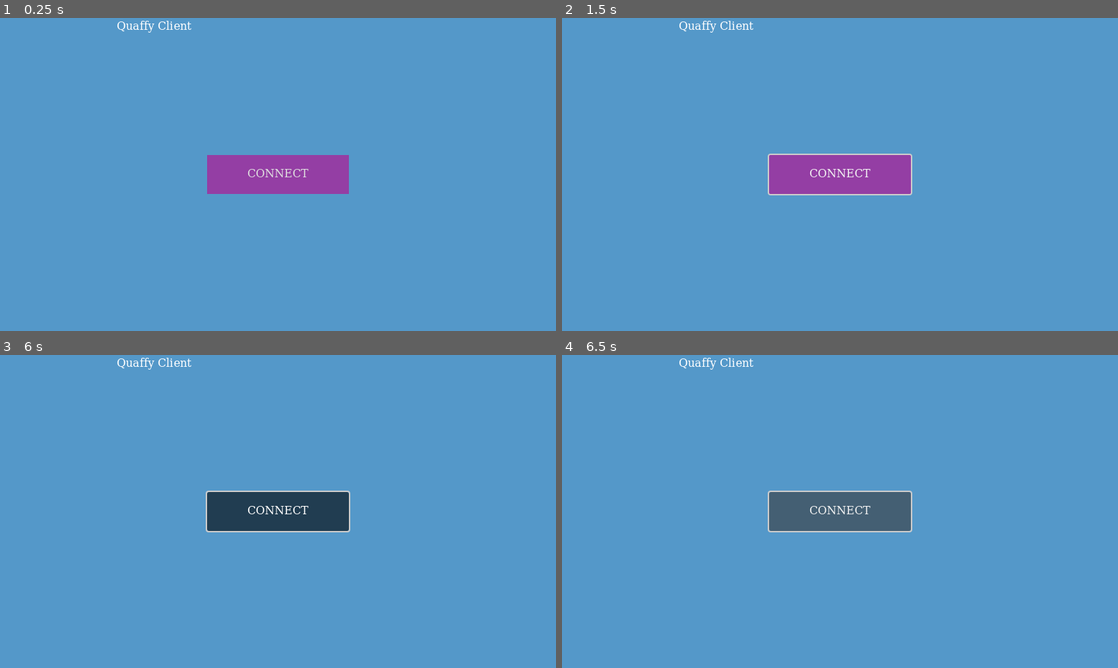
Above: before the commit, frames 1-4 (two rows, left to right).
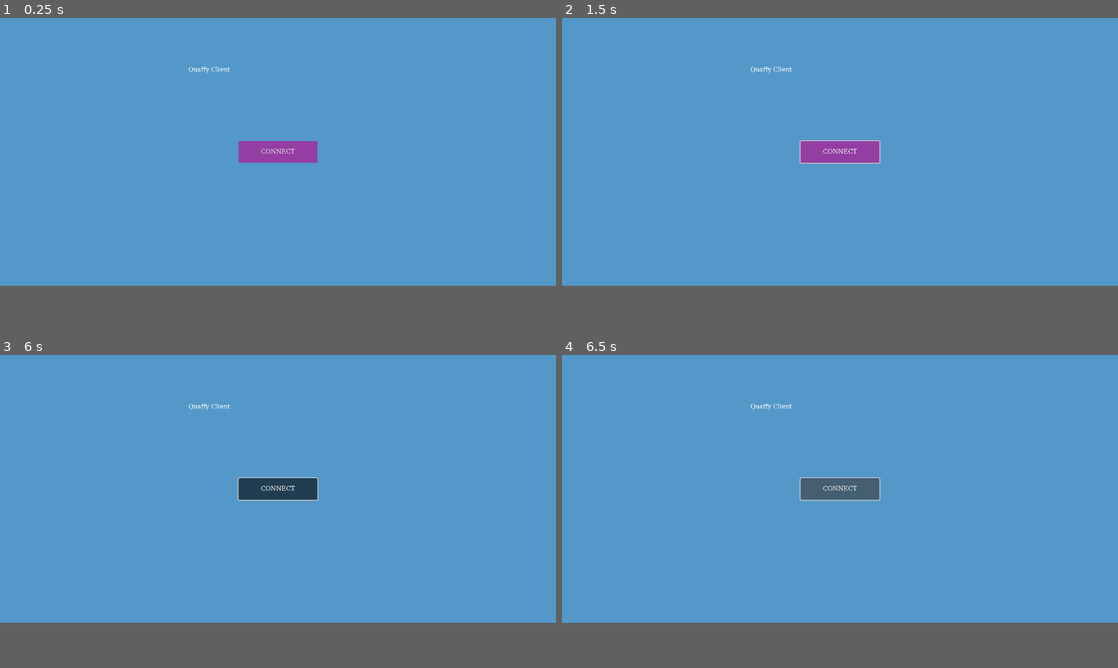
Above: after the commit, the same moments.

Repository: welson-rodrigues/Projeto-Multiplayer-na-Godot-Mobile
Game: Godot game, scene res://main.tscn
The game is run twice, just before and just after one commit, with the same random seed, the same clock (stepped at 60 frames per second) and the same inputs. The engine's default icon, where the game draws it, is replaced by a stand-in: a white triangle on a blue panel in a dark square.
Inputs (mouse positions are in pixels of both pictures, inside the frame that each line leads up to):
- Up to frame 1 (0.25 s): no input
- Up to frame 2 (1.5 s): click "CONNECT" at 0.5 s; move the mouse to (962, 158) at 1.27 s; hold D (right) from 1.28 s (still down); click (962, 158) at 1.42 s
- Up to frame 3 (6 s): move the mouse to (166, 527) at 2.02 s; release D (right) at 2.03 s; hold A (left) 2.03-2.78 s; move the mouse to (333, 442) at 2.77 s; hold D (right) 2.78-4.28 s; move the mouse to (250, 574) at 3.52 s; click (250, 574) at 3.67 s; move the mouse to (444, 558) at 4.27 s; hold A (left) from 4.28 s (still down); move the mouse to (111, 464) at 5.02 s; move the mouse to (305, 511) at 5.77 s; click (305, 511) at 5.92 s
- Up to frame 4 (6.5 s): keep holding A (left)
In our replay, the window is 800x450 before the commit and 800x385 after it. These sizes can differ from the game's own. Grey fills any space a smaller window leaves; there, only what the larger window draws over its background counts as a difference.

The runs differ from the first frame. In frame 1, 3.7% of the frame differs, in the area x 21-63%, y 0-57%; in frame 2, 3.9%; in frame 3, 3.9%; in frame 4, 3.9%.

Commit message:
Comentários

Diff:
--- a/maps/demo_map.tscn
+++ b/maps/demo_map.tscn
@@ -13,8 +13,8 @@
 script = ExtResource("2")
 
 [node name="Ground" type="StaticBody2D" parent="."]
-position = Vector2(640.047, 643.453)
-scale = Vector2(20.103, 2.498)
+position = Vector2(710.00006, 643)
+scale = Vector2(22.002718, 2.7284145)
 
 [node name="Sprite2D" type="Sprite2D" parent="Ground"]
 texture = ExtResource("1")
@@ -23,7 +23,7 @@
 shape = SubResource("1")
 
 [node name="Wall" type="StaticBody2D" parent="."]
-position = Vector2(1219, 321)
+position = Vector2(1373, 321)
 scale = Vector2(2, 12.568)
 
 [node name="Sprite2D" type="Sprite2D" parent="Wall"]
@@ -59,7 +59,7 @@
 action = "left"
 
 [node name="TouchScreenButton2" type="TouchScreenButton" parent="DummyControl"]
-position = Vector2(1034, 440)
+position = Vector2(1169, 445)
 texture_normal = ExtResource("1")
 action = "right"
 
@@ -76,7 +76,7 @@
 anchor_right = 1.0
 anchor_bottom = 1.0
 offset_top = -24.0
-placeholder_text = "Input your text message here"
+placeholder_text = "Digite algo"
 max_length = 140
 expand_to_text_length = true
 
@@ -94,7 +94,7 @@
 theme_override_colors/selection_color = Color(0, 0, 0, 1)
 theme_override_colors/font_shadow_color = Color(0, 0, 0, 1)
 theme_override_styles/normal = SubResource("2")
-text = "Ignurof: This is a chat message placeholder text...
+text = "CHAT MUITO DOIDO
 ----------------------------------------------------------------------------
 "
 
--- a/project.godot
+++ b/project.godot
@@ -21,9 +21,11 @@
 
 [display]
 
-window/size/viewport_width=1280
-window/size/viewport_height=720
-window/stretch/mode="2d"
+window/size/viewport_width=1440
+window/size/viewport_height=693
+window/size/mode=4
+window/stretch/mode="viewport"
+window/stretch/aspect="ignore"
 
 [gui]
 
--- a/utils/client.gd
+++ b/utils/client.gd
@@ -24,7 +24,7 @@
 
 func connect_to_server():
 	print("Tentando conectar...")
-	var err = _peer.connect_to_url("wss://servidor-multiplayer-websocket.onrender.com")  #URL final
+	var err = _peer.connect_to_url("coloque_seu_servidor (ou IP do termux)")  #URL do seu servidor online.
 	if err != OK:
 		push_error("Erro ao conectar: %s" % err)
 	else:
